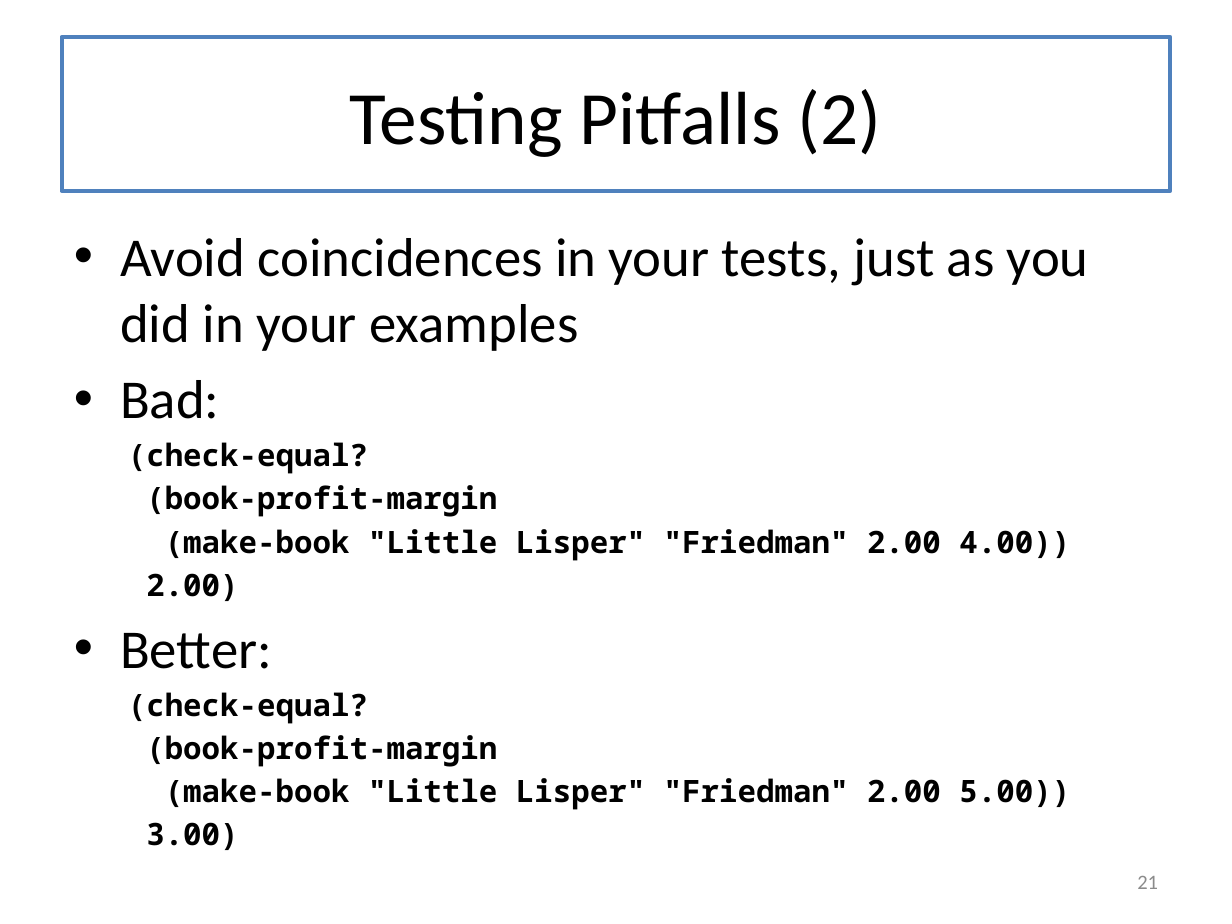
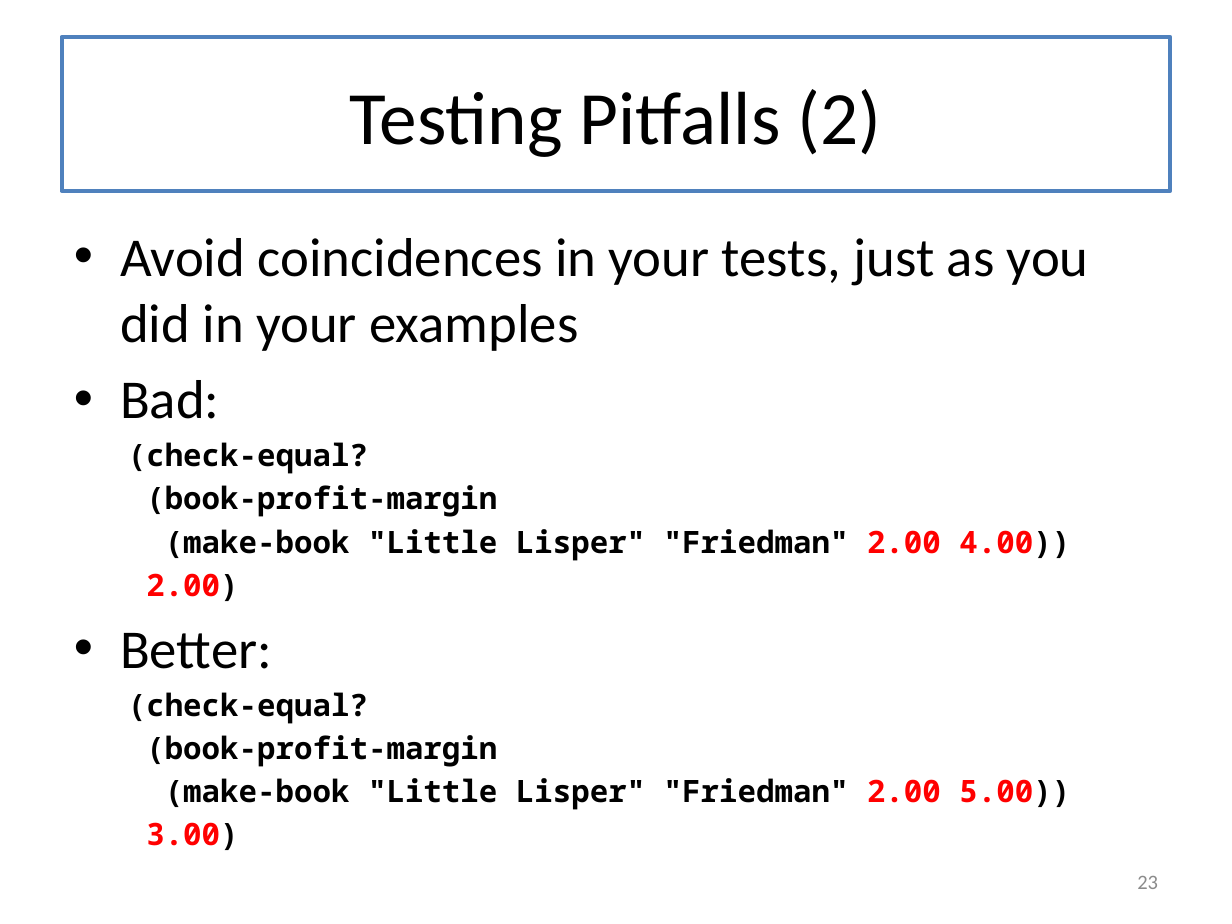
Before and after one commit to mwand/cs5010f17, a slide deck: slide 23 of Slides/Lesson 2.4 Testing.pptx (slide 21 before the commit). Drawn at 1232x924 pixels with LibreOffice and Linux fonts; fonts in the diff are those of the drawing. Boxes give left, top, right and bottom in pixels: in the first picture for what was removed or moved away, otherwise in the second. Text is boxed around its words. In the diff, an @@ line names an element or a change of style, - is before the commit and + after.

```diff
--- a/Slides/Lesson 2.4 Testing.pptx
+++ b/Slides/Lesson 2.4 Testing.pptx
@@ text at box(146, 529, 1070, 810): text colour #000000 to #FF0000 in "2.00 4.00))", "2.00)", "2.00 5.00))", "3.00)" @@
@@ page number at box(1137, 876, 1158, 889): text changed @@
-21
+23
```
Also in this commit, not shown: 14 other slides changed, 7 other files.
